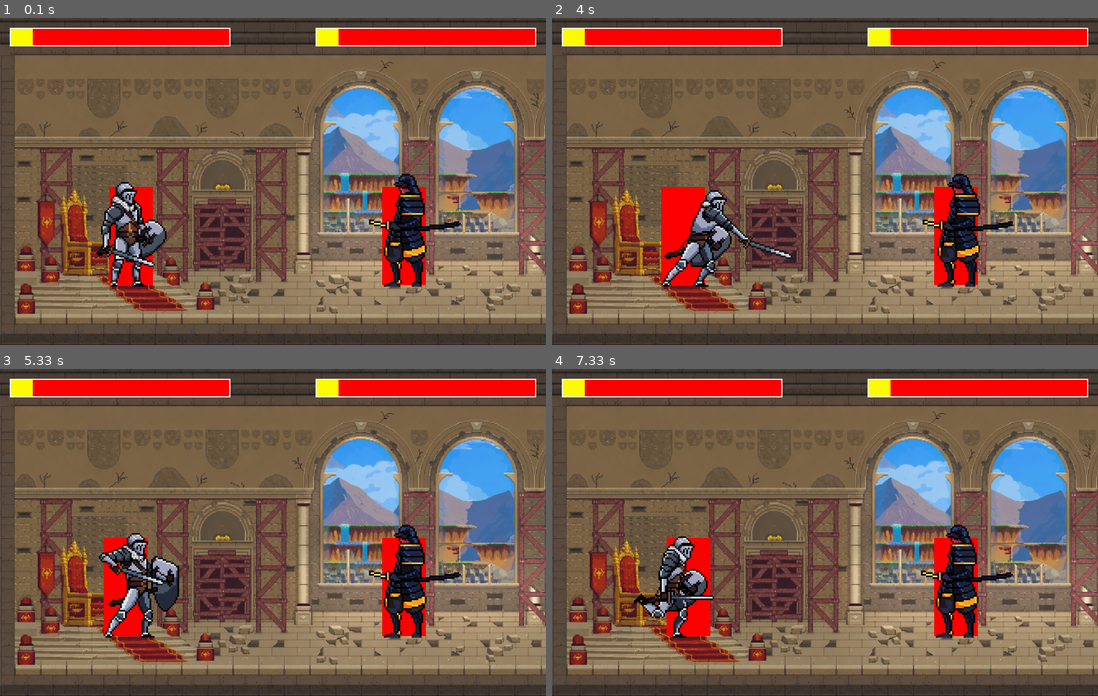
Above: before the commit, frames 1-4 (two rows, left to right).
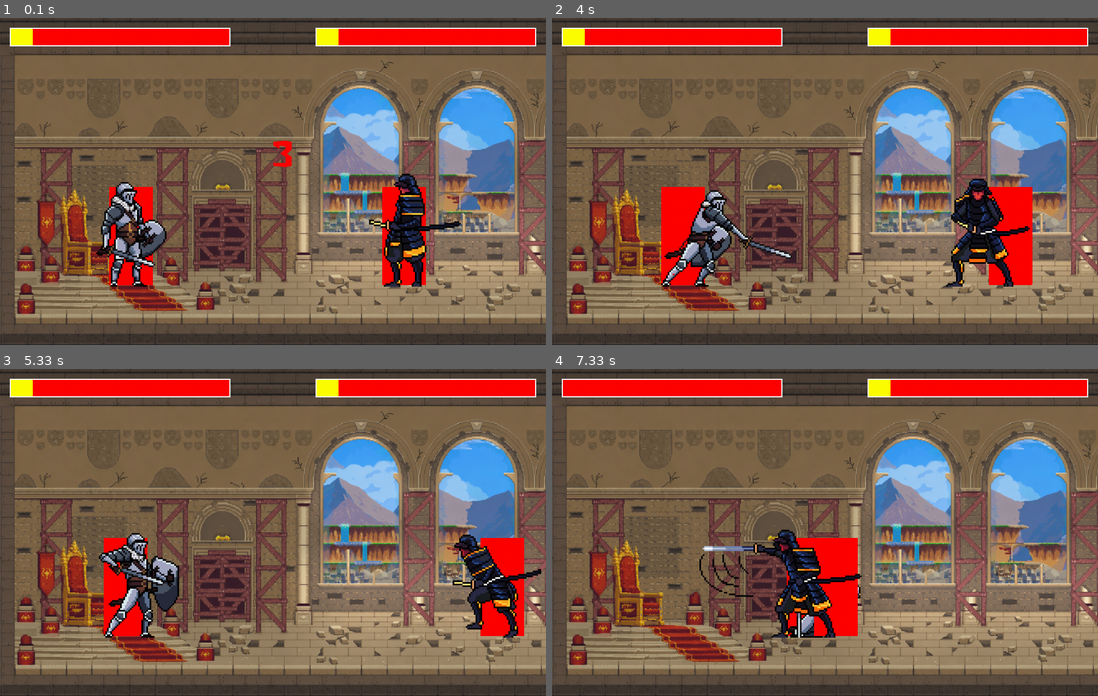
Above: after the commit, the same moments.

Repository: noahwilson-droid/noah-and-makans-game
Game: pygame game, started from main.py
Two runs of this game, one before a commit and one after it. Both use one fixed random seed, a clock stepped at 60 frames per second and the inputs below.
Inputs:
- Up to frame 1 (0.1 s): no input
- Up to frame 2 (4 s): tap T at 3.4 s; hold Right from 3.73 s (still down); hold D from 3.73 s (still down); tap 1 at 3.88 s
- Up to frame 3 (5.33 s): release Right at 4.37 s; release D at 4.37 s; hold Left 4.4-4.87 s; hold A 4.4-4.87 s; tap 2 at 4.55 s; hold Right from 4.9 s (still down); hold D from 4.9 s (still down); tap T at 5.05 s
- Up to frame 4 (7.33 s): release Right at 5.37 s; release D at 5.37 s; hold Up 5.4-5.7 s; hold W 5.4-5.7 s; tap 1 at 5.55, 6.95 s; hold Right 5.73-6.2 s; hold D 5.73-6.2 s; tap 2 at 5.88 s; hold R 6.23-6.77 s; hold Left 6.23-6.77 s; hold A 6.23-6.77 s; tap T at 6.38 s; hold Left from 6.8 s (still down); hold A from 6.8 s (still down)

The runs differ from the first frame. In frame 1, 0.2% of the frame differs, in the area x 50-54%, y 37-46%; in frame 2, 5.3%; in frame 3, 5.9%; in frame 4, 11%, in the area x 2-85%, y 3-83%.

Commit message:
I have completed player 2 controls. Both players are now able to go against each other. There are a few tweaks I still have to fix. Like the sprite image size and hitboxes for attacks. Also I have added a countdown before the fight begins.

Diff:
--- a/brawlers.py
+++ b/brawlers.py
@@ -1,7 +1,8 @@
 import pygame
 
 class Brawlers():
-    def __init__(self, x, y, flip, data, sprite_sheet, animation_steps):
+    def __init__(self, player, x, y, flip, data, sprite_sheet, animation_steps):
+        self.player = player
         self.size = data[0]
         self.image_scale = data[1]
         self.offset = data[2]
@@ -44,29 +45,53 @@
         #Keypresses/Inputs
         key = pygame.key.get_pressed()
 
-            #Preventing Spam Attacks
-        if self.attacking == False:
+            #can only perform attacks if not attacking
+        if self.attacking == False and self.alive  == True:
+            #checks Player 1 controls
+            if self.player  == 1:
             #movement
-            if key[pygame.K_a]:
-                dx = -SPEED
-                self.running = True
-            if key[pygame.K_d]:
-                dx = SPEED
-                self.running = True
+                if key[pygame.K_a]:
+                    dx = -SPEED
+                    self.running = True
+                if key[pygame.K_d]:
+                    dx = SPEED
+                    self.running = True
+                #Jump
+                if key[pygame.K_w] and self.jump == False:
+                    self.vel_y = -30
+                    self.jump = True
+                #attacks
+                if key[pygame.K_r] or key [pygame.K_t]:
+                    self.attack(surface, target)
 
-            #Jump
-            if key[pygame.K_w] and self.jump == False:
-                self.vel_y = -30
-                self.jump = True
-            #attacks
-            if key[pygame.K_r] or key [pygame.K_t]:
-                self.attack(surface, target)
+                    #Attack type
+                    if key[pygame.K_r]:
+                        self.attack_type = 1
+                    if key[pygame.K_t]:
+                        self.attack_type = 2
 
-                #Attack type
-                if key[pygame.K_r]:
-                    self.attack_type = 1
-                if key[pygame.K_t]:
-                    self.attack_type = 2
+            #checks Player 2 controls
+            if self.player  == 2:
+            #movement
+                if key[pygame.K_LEFT]:
+                    dx = -SPEED
+                    self.running = True
+                if key[pygame.K_RIGHT]:
+                    dx = SPEED
+                    self.running = True
+                #Jump
+                if key[pygame.K_UP] and self.jump == False:
+                    self.vel_y = -30
+                    self.jump = True
+                #attacks
+                if key[pygame.K_KP1] or key [pygame.K_KP2]:
+                    self.attack(surface, target)
+
+                    #Attack type
+                    if key[pygame.K_KP1]:
+                        self.attack_type = 1
+                    if key[pygame.K_KP2]:
+                        self.attack_type = 2
 
         #Inventing Gravity
         self.vel_y += GRAVITY
--- a/main.py
+++ b/main.py
@@ -18,6 +18,13 @@
 RED = (255, 0, 0)
 YELLOW = (255, 255, 0)
 WHITE = (255, 255, 255)
+
+#define game variables
+intro_count = 3
+last_count_update = pygame.time.get_ticks()
+score = [0, 0] # score count
+round_over = False
+ROUND_OVER_COOLDOWN = 2000
 
 #define fighter variables
 KNIGHT_SIZE = 128
@@ -40,6 +47,15 @@
 KNIGHT_ANIMATION_STEPS = [4, 4, 6, 2, 4, 6, 7]
 SAMURAI_ANIMATION_STEPS = [4, 5, 6, 3, 6, 9, 8]
 
+#font
+count_font = pygame.font.Font("Assets/font/Turok.ttf", 80)
+score_font = pygame.font.Font("Assets/font/Turok.ttf", 30)
+
+#function for drawing drawing text
+def draw_text(text, font, text_col, x, y):
+    img = font.render(text, True, text_col)
+    screen.blit(img, (x, y))
+
 #function for drawing background
 def draw_bg():
     scaled_bg = pygame.transform.scale(bg_image, (CANVAS_WIDTH, CANVAS_HEIGHT))
@@ -53,8 +69,8 @@
     pygame.draw.rect(screen, YELLOW, (x, y, 400 * ratio, 30))
 
 #create two instances of fighters
-brawler_1 = Brawlers(200, 310, False, KNIGHT_DATA, knight_sheet, KNIGHT_ANIMATION_STEPS)
-brawler_2 = Brawlers(700, 310, True, SAMURAI_DATA, samurai_sheet, SAMURAI_ANIMATION_STEPS)
+brawler_1 = Brawlers(1, 200, 310, False, KNIGHT_DATA, knight_sheet, KNIGHT_ANIMATION_STEPS)
+brawler_2 = Brawlers(2, 700, 310, True, SAMURAI_DATA, samurai_sheet, SAMURAI_ANIMATION_STEPS)
 
 #game loop
 run = True
@@ -69,8 +85,17 @@
     draw_health_bar(brawler_1.health, 20, 20)
     draw_health_bar(brawler_2.health, 580, 20)
 
-    #calling the movement method from fighters
-    brawler_1.move(CANVAS_WIDTH, CANVAS_HEIGHT, screen, brawler_2)
+    if intro_count <= 0:
+        #calling the movement method from fighters
+        brawler_1.move(CANVAS_WIDTH, CANVAS_HEIGHT, screen, brawler_2)
+        brawler_2.move(CANVAS_WIDTH, CANVAS_HEIGHT, screen, brawler_1)
+    else:
+        #updates the countdown and display of countdown
+        draw_text(str(intro_count), count_font, RED, CANVAS_WIDTH / 2, CANVAS_HEIGHT / 3)
+        if (pygame.time.get_ticks() - last_count_update) >= 1000:
+            intro_count -= 1
+            last_count_update = pygame.time.get_ticks()
+            print(intro_count)
 
     #update brawlers
     brawler_1.update()
@@ -79,6 +104,19 @@
     #draw brawlers
     brawler_1.draw(screen)
     brawler_2.draw(screen)
+
+    #check for player defeat
+    if round_over == False:
+        if brawler_1.alive == False:
+            score[1] += 1
+            round_over = True
+            round_over_time = pygame.time.get_ticks()
+        if brawler_2.alive == False:
+            score[0] += 1
+            round_over = True
+            round_over_time = pygame.time.get_ticks()
+    else:
+        pass
 
     #event handler
     for event in pygame.event.get():
Binary file added: Assets/font/Turok.ttf
